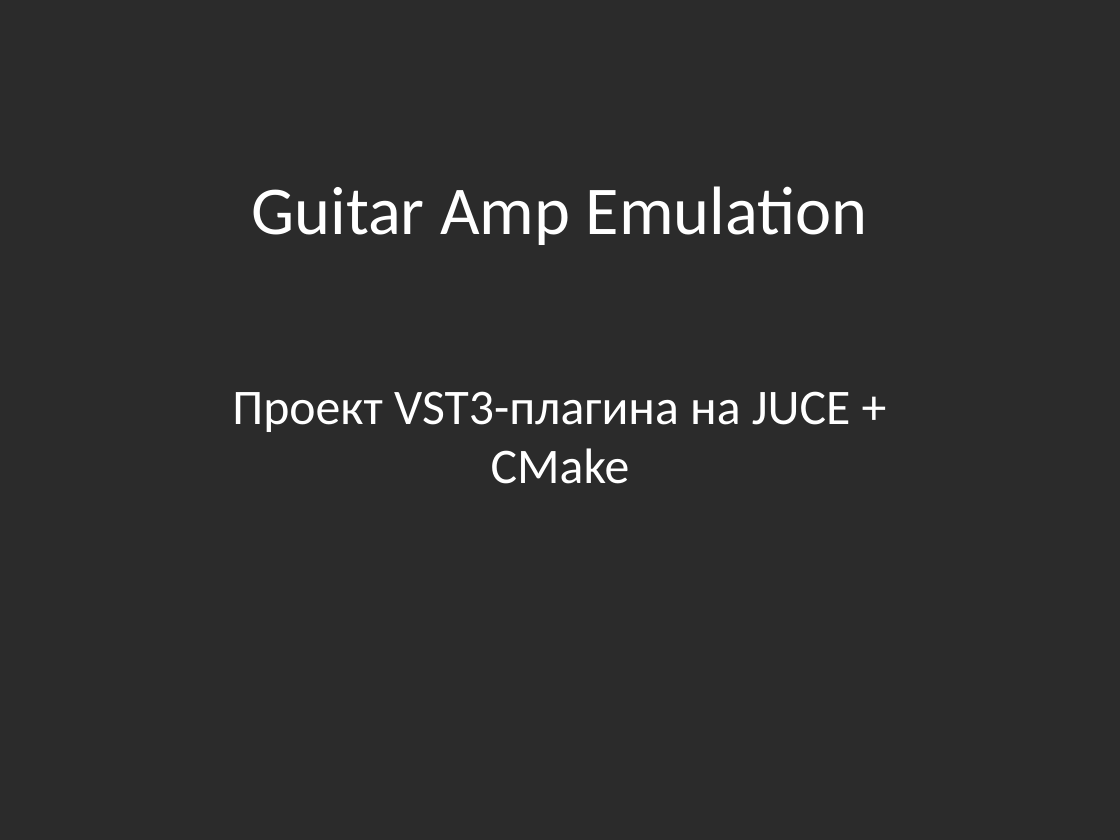
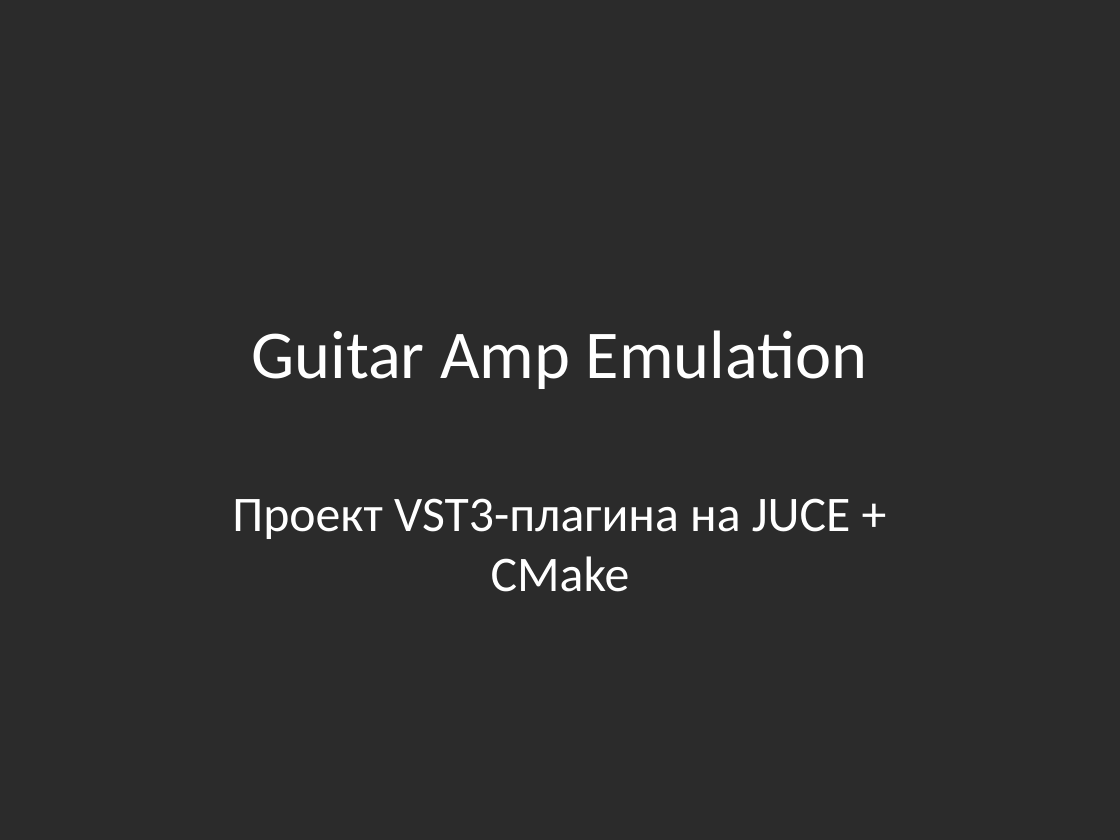
Before and after one commit to KeHT-B-baGazhHNke/JuceAudioPluginTemplate-main, a slide deck: slide 1 of Guitar_Amp_Emulation.pptx. Drawn at 1120x840 pixels with LibreOffice and Linux fonts; fonts in the diff are those of the drawing; background and template pictures are left out; a plain dark background stands for a picture behind light text. Boxes give left, top, right and bottom in pixels: in the first picture for what was removed or moved away, otherwise in the second. Text is boxed around its words. In the diff, an @@ line names an element or a change of style, - is before the commit and + after.

```diff
--- a/Guitar_Amp_Emulation.pptx
+++ b/Guitar_Amp_Emulation.pptx
@@ title "Guitar Amp Emulation": place and size @@
-title "Guitar Amp Emulation" at [251,186,868,245]
+title "Guitar Amp Emulation" at [251,330,868,389]
@@ subtitle "Проект VST3-плагина на JUCE + ...": place and size @@
-subtitle "Проект VST3-плагина на JUCE + ..." at [232,391,851,484]
+subtitle "Проект VST3-плагина на JUCE + ..." at [232,498,851,592]
```
Also in this commit, not shown: 2 other slides changed, 1 slide added, 1 slide removed.
